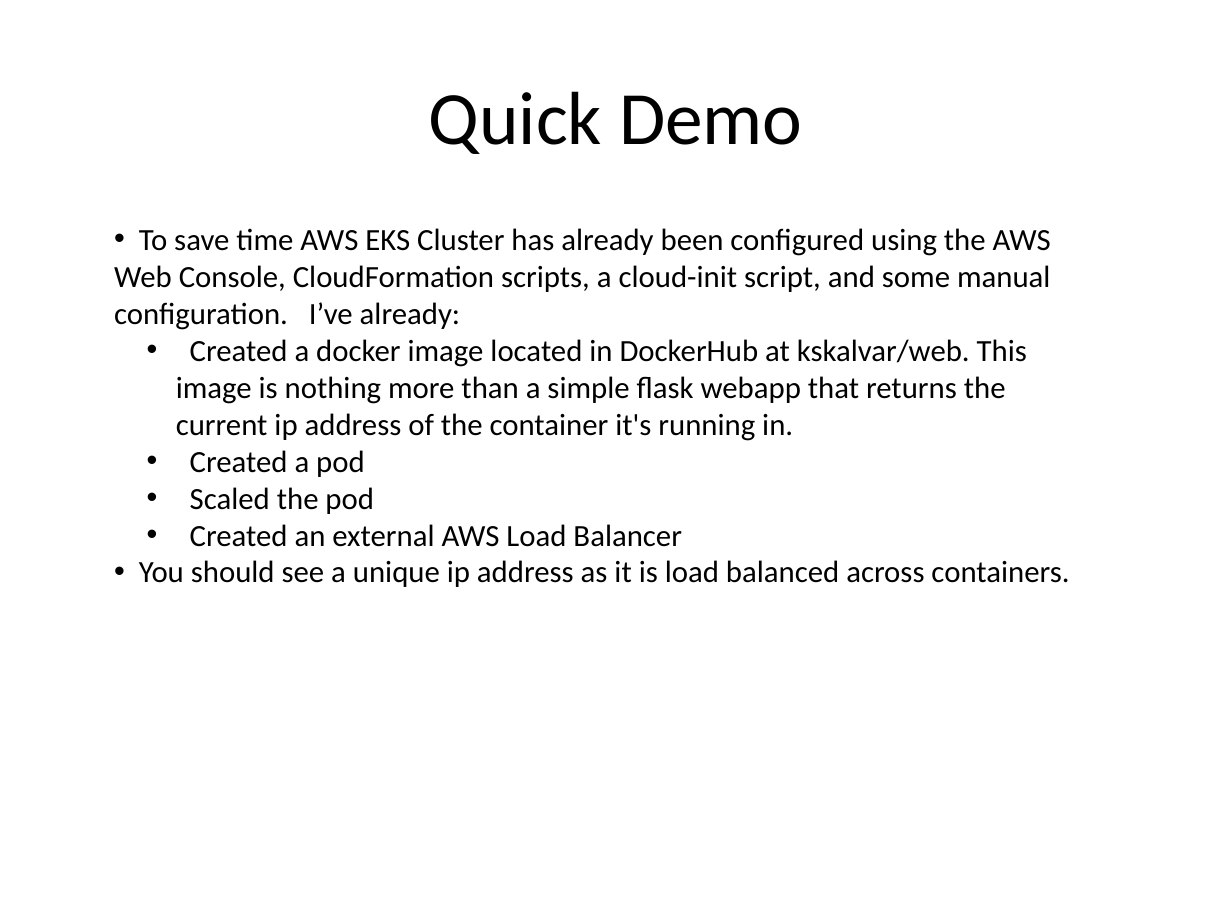
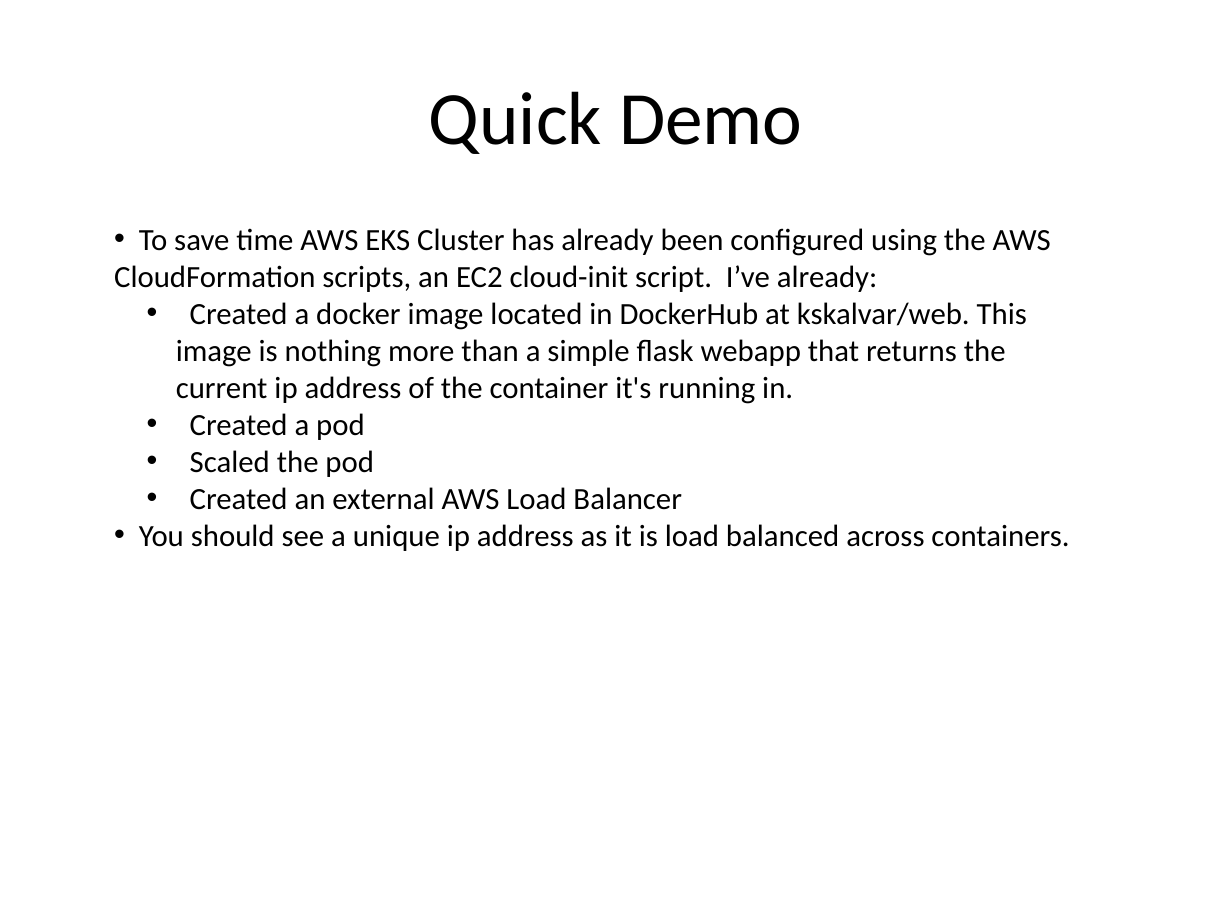
Before and after one commit to kskalvar/aws-eks-cluster-quickstart, a slide deck: slide 8 of slides/AWS-EKS-Cluster-Quickstart.pptx. Drawn at 1232x924 pixels with LibreOffice and Linux fonts; fonts in the diff are those of the drawing; background and template pictures are left out. Boxes give left, top, right and bottom in pixels: in the first picture for what was removed or moved away, otherwise in the second. Text is boxed around its words. In the diff, an @@ line names an element or a change of style, - is before the commit and + after.

Commit message:
Updated slides

```diff
--- a/slides/AWS-EKS-Cluster-Quickstart.pptx
+++ b/slides/AWS-EKS-Cluster-Quickstart.pptx
@@ text at [114, 228, 1051, 292]: text changed @@
-• To save time AWS EKS Cluster has already been configured using the AWS Web Console, CloudFormation scripts, a cloud-init script, and some manual configuration. I’ve already:
+• To save time AWS EKS Cluster has already been configured using the AWS CloudFormation scripts, an EC2 cloud-init script. I’ve already:
```
Also in this commit, not shown: 3 other slides changed.
